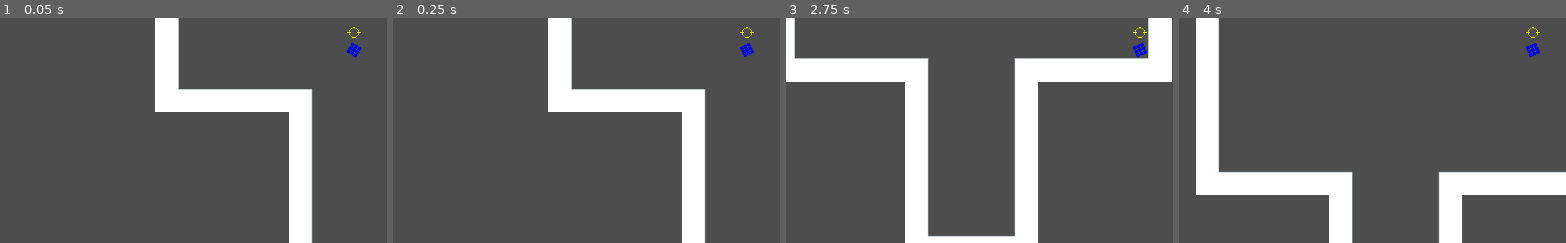
Above: before the commit, frames 1-4 (left to right).
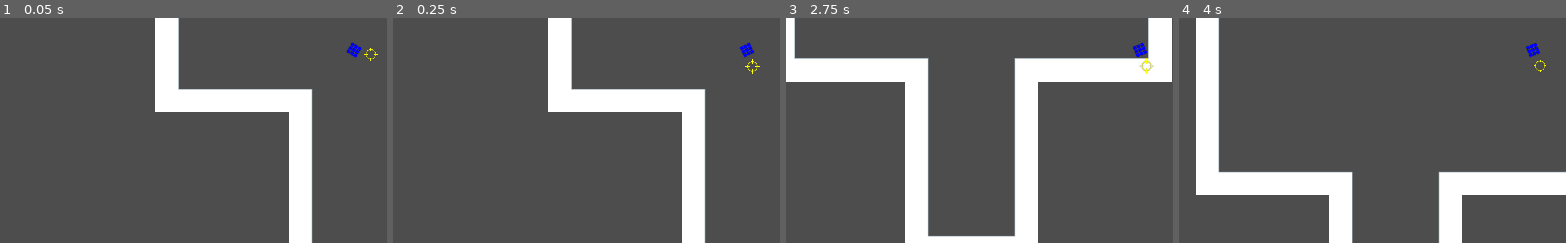
Above: after the commit, the same moments.

Repository: sebszczec/Bambo
Game: Godot game, scene res://scenes/world.tscn
Same seed, same stepped clock (60 frames per second), same inputs: the game is played once before the commit and once after it.
Inputs:
- Up to frame 1 (0.05 s): no input
- Up to frame 2 (0.25 s): no input
- Up to frame 3 (2.75 s): hold Right (ui_right) 0.53-1.28 s; hold Down (ui_down) 1.28-2.03 s; tap Enter at 2 s; hold Right (ui_right) from 2.03 s (still down)
- Up to frame 4 (4 s): release Right (ui_right) at 2.78 s; hold Up (ui_up) 2.78-3.53 s; hold Left (ui_left) from 3.53 s (still down)
The pictures show only the part of the screen within x 3-53%, y 43-93%; the shares and areas given below are measured in that part.

The runs differ from the first frame. In frame 1, less than 0.1% of the frame differs, in the area x 89-98%, y 4-20%; in frame 2, 0.1%; in frame 3, 0.1%, in the area x 89-95%, y 4-25%; in frame 4, less than 0.1%.

Commit message:
aiming improved

Diff:
--- a/scripts/Player.gd
+++ b/scripts/Player.gd
@@ -73,10 +73,14 @@
 	aim_angle = atan2(aim_vector.y, aim_vector.x)
 
 	if (aim_vector.x == 0 and aim_vector.y == 0):
+		sateliteAngle = sateliteAngle + SateliteRotationSpeed * delta
+		satelite.position.x = SateliteRadius * cos(sateliteAngle)
+		satelite.position.y = SateliteRadius * sin(sateliteAngle)
 		return
 
 	satelite.position.x = SateliteRadius * cos(aim_angle)
 	satelite.position.y = SateliteRadius * sin(aim_angle)
+	sateliteAngle = aim_angle
 
 
 func calculatePlayerRotation(delta):
